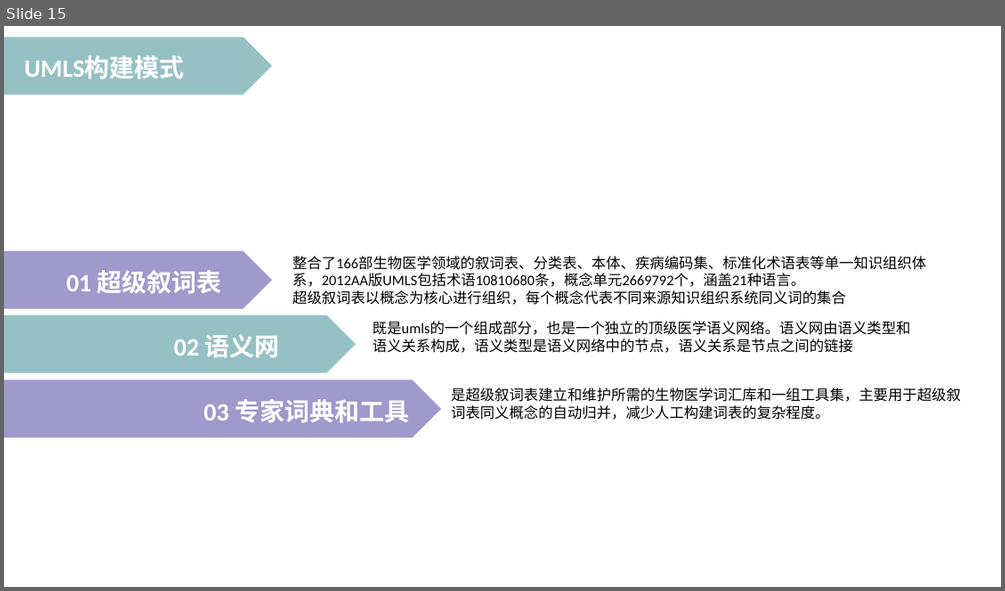
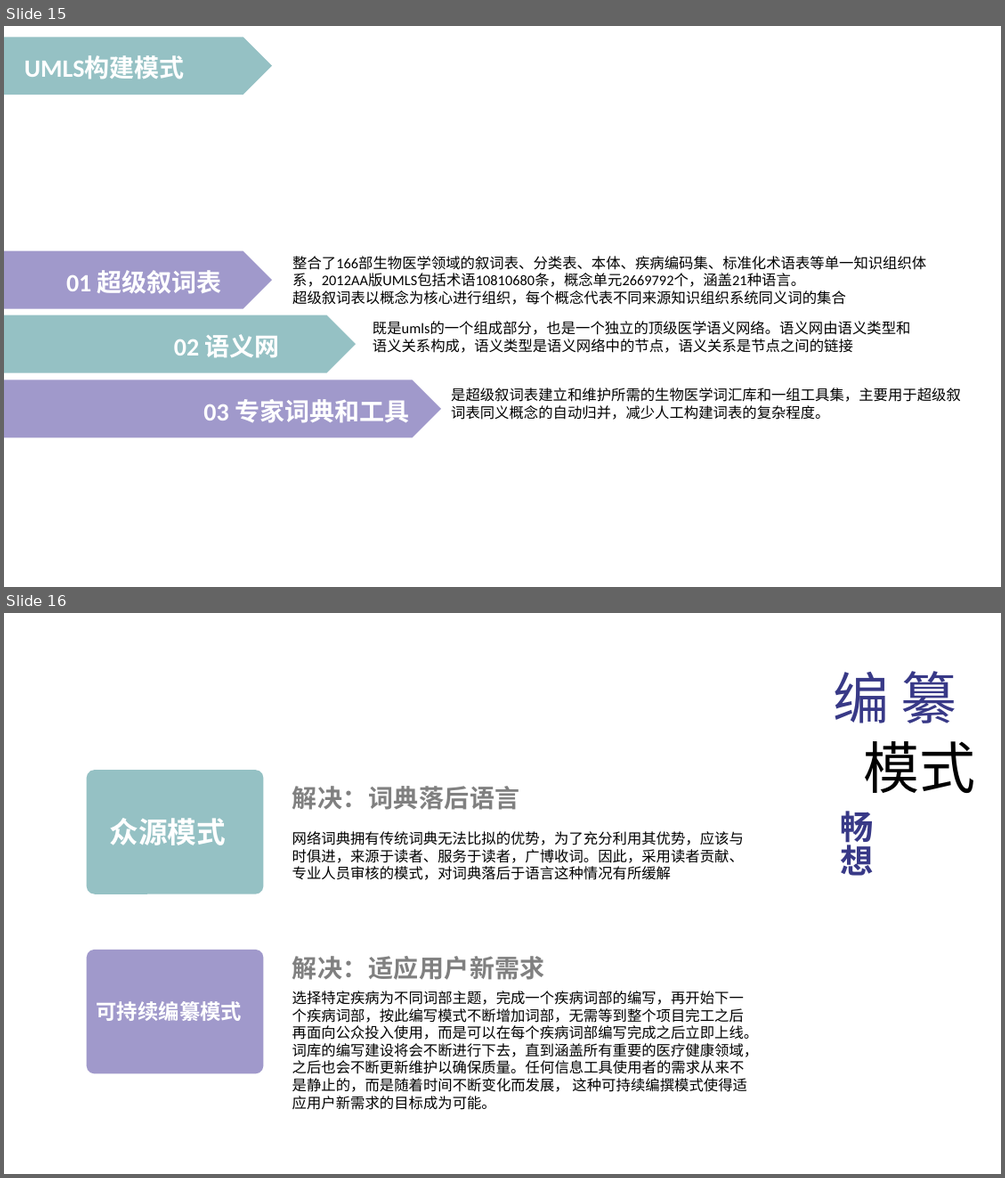
Before and after one commit to peijiawen98/TLK_1107, a slide deck: 电子词典需求分析.pptx. Shown one above the other, each under a label of ours: slide 15 before the commit, slides 15 and 16 after it. The pictures are 1005x591 and 1005x1178 pixels, drawn with LibreOffice and Linux fonts; fonts in the diff are those of the drawing. Boxes give left, top, right and bottom in pixels: in the first picture for what was removed or moved away, otherwise in the second. Text is boxed around its words. In the diff, an @@ line names an element or a change of style, - is before the commit and + after.

```diff
--- a/电子词典需求分析.pptx
+++ b/电子词典需求分析.pptx
@@ slide 16 added at <box>4,613,1001,1174</box>, background #FFFFFF @@
@@ text added at <box>900,671,956,723</box>, 54 pt, text #383987 @@
+纂编
@@ text added at <box>863,741,975,793</box>, 54 pt, text #000000 @@
+模式
@@ rounded rectangle added at <box>86,770,264,894</box>, fill #95C1C4, 28 pt, text #FFFFFF, bold @@
+众源模式
@@ text added at <box>292,786,520,810</box>, 24 pt, text #808080, bold @@
+解决：词典落后语言
@@ text added at <box>841,811,874,876</box>, 32 pt, text #383987, bold @@
+畅想
@@ text added at <box>292,831,744,880</box>, 14 pt, text #000000 @@
+网络词典拥有传统词典无法比拟的优势，为了充分利用其优势，应该与时俱进，来源于读者、服务于读者，广博收词。因此，采用读者贡献、专业人员审核的模式，对词典落后于语言这种情况有所缓解
@@ rounded rectangle added at <box>86,949,264,1074</box>, fill #A099CB, 20 pt, text #FFFFFF, bold @@
+可持续编纂模式
@@ text added at <box>292,956,545,980</box>, 24 pt, text #808080, bold @@
+解决：适应用户新需求
@@ text added at <box>292,990,759,1110</box>, 14 pt, text #000000 @@
+选择特定疾病为不同词部主题，完成一个疾病词部的编写，再开始下一个疾病词部，按此编写模式不断增加词部，无需等到整个项目完工之后再面向公众投入使用，而是可以在每个疾病词部编写完成之后立即上线。词库的编写建设将会不断进行下去，直到涵盖所有重要的医疗健康领域，之后也会不断更新维护以确保质量。任何信息工具使用者的需求从来不是静止的，而是随着时间不断变化而发展， 这种可持续编撰模式使得适应用户新需求的目标成为可能。
```
Also in this commit, not shown: 2 slides changed, 3 other slides added, 4 slides removed, 1 other file.
